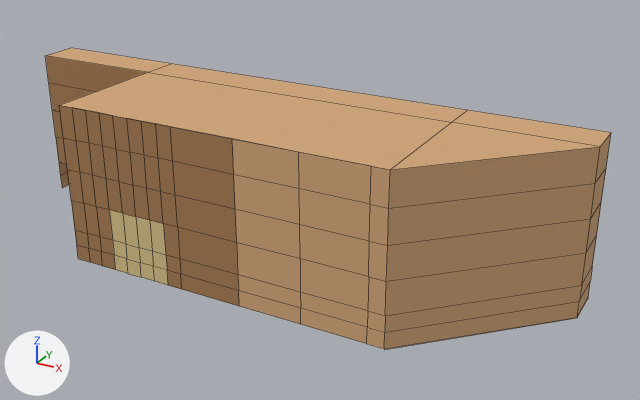
A saved change to the Blender file assets/buildings/complex.blend.
The view is the same before and after, from a 50 mm lens placed at (53.9, -71.9, 51.2), pointed at (6.9, 13.6, 8.5). The lights are fixed; the arrows at lower left show +X, +Y and +Z. The older version comes first. Mesh edges are drawn as thin lines. Objects named as collision shapes, trigger or cutter boxes, shadow casters or lower levels of detail are left out.
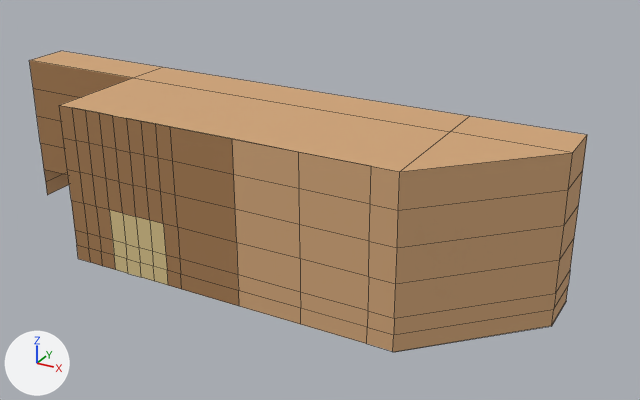
The edits, one by one:
me_plane is used by ob_plane; location (0.0, 0.0, 0.0).
me_plane had 142 vertices, 123 faces and spanned x -38.0..38.0, y 0.0..21.0, z -0.1..20.0.
me_plane now has 142 vertices, 123 faces and spans x -38.0..36.0, y 0.0..19.0, z -0.1..20.0.
me_plane part 1: 58 of 142 vertices moved; they spanned x -38.0..38.0, y 0.0..21.0, z -0.1..20.0 and now span x -38.0..36.0, y 0.0..19.0, z -0.1..20.0; mean shift (-0.3, -2.1, 0.0); largest move (38.0, 16.0, 0.0) -> (36.0, 13.0, 0.0).

Location of each change, (x1, y1, x2, y2) in pixels of the pictures (640 x 400 px):
'Plane', reshaped: before (45, 48, 611, 350); after (29, 51, 587, 352)
